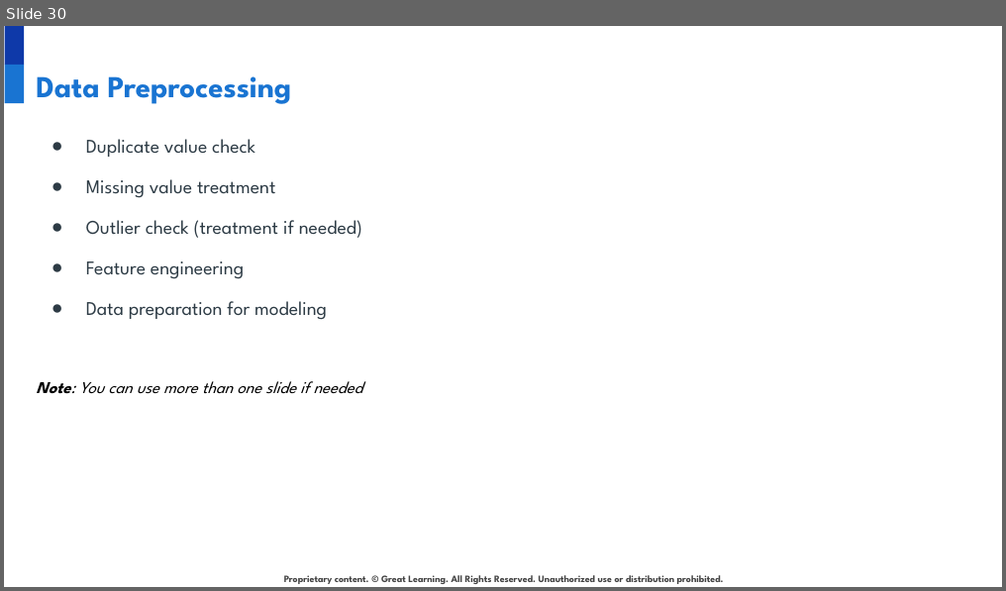
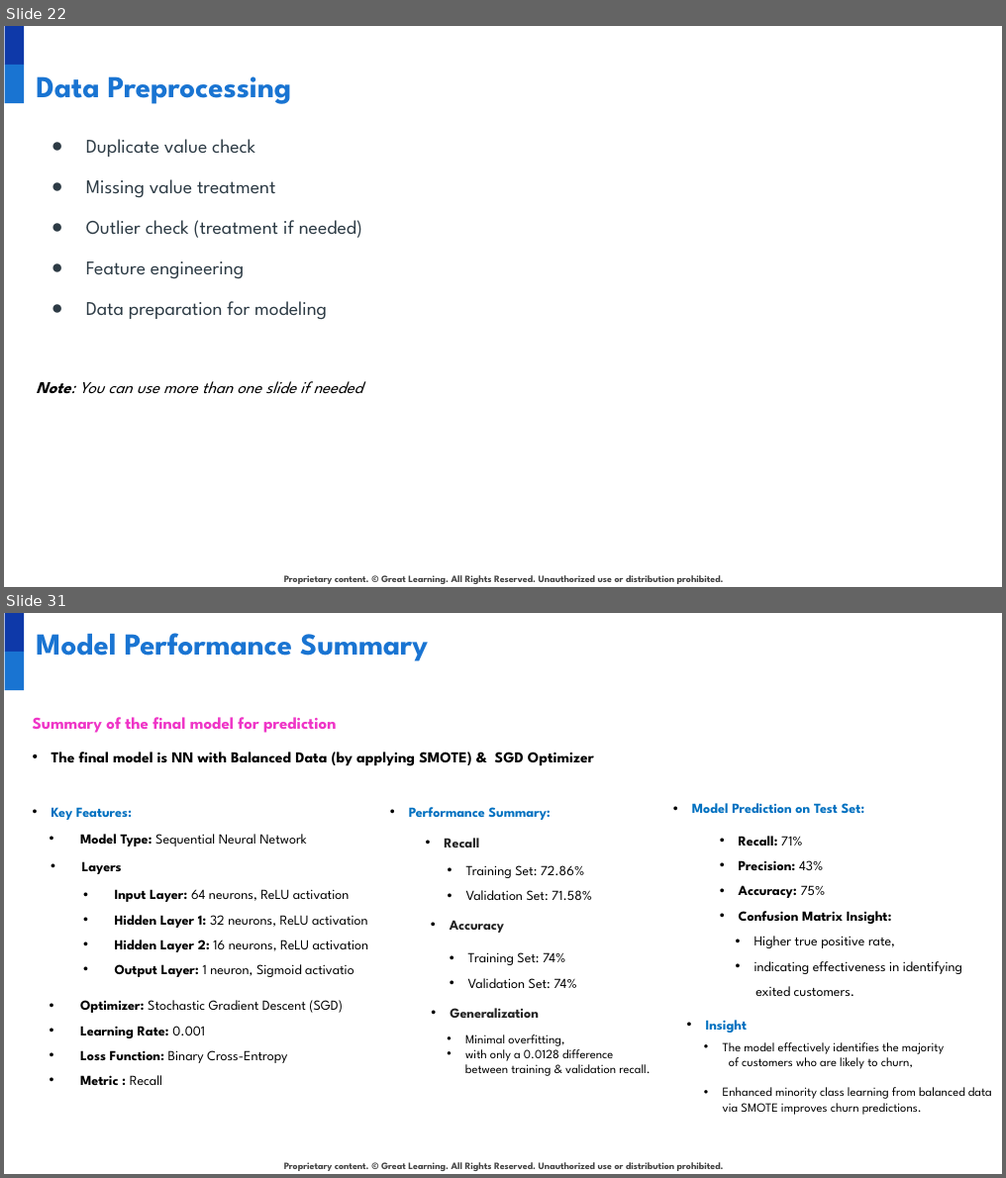
Before and after one commit to developer20sujeet/Python_For_AIML_DataScience, a slide deck: GreatLearningProject/NLP/1.Bank Churn Prediction/INN_Project_PresentationTemplate.pptx. Shown one above the other, each under a label of ours: slide 30 before the commit, slides 22 and 31 after it; the slides between them are not shown. The pictures are 1006x591 and 1006x1178 pixels, drawn with LibreOffice and Linux fonts; fonts in the diff are those of the drawing; background and template pictures are left out. Boxes give left, top, right and bottom in pixels: in the first picture for what was removed or moved away, otherwise in the second. Text is boxed around its words. In the diff, an @@ line names an element or a change of style, - is before the commit and + after.

```diff
--- a/GreatLearningProject/NLP/1.Bank Churn Prediction/INN_Project_PresentationTemplate.pptx
+++ b/GreatLearningProject/NLP/1.Bank Churn Prediction/INN_Project_PresentationTemplate.pptx
@@ slide 31 added at bbox=[4, 613, 1002, 1174], background #FFFFFF; not listed: 3 template elements that a slide beside it also shows @@
@@ title added at bbox=[36, 633, 428, 662], 22 pt, text #1974D2, bold @@
+Model Performance Summary
@@ text added at bbox=[33, 717, 336, 733], 12 pt, text #EF35C7, bold @@
+Summary of the final model for prediction
@@ text added at bbox=[52, 752, 594, 766], 11 pt, text #000000, bold @@
+• The final model is NN with Balanced Data (by applying SMOTE) & SGD Optimizer
@@ text added at bbox=[52, 807, 132, 820], 10 pt, text #0070C0, bold @@
+• Key Features:
@@ text added at bbox=[409, 807, 549, 820], 10 pt, text #0070C0, bold @@
+• Performance Summary:
@@ text added at bbox=[692, 803, 865, 813], 10 pt, text #0070C0, bold @@
+• Model Prediction on Test Set:
@@ text added at bbox=[80, 834, 306, 847], 10 pt, text #000000 @@
+• Model Type: Sequential Neural Network
@@ text added at bbox=[444, 838, 479, 848], 10 pt, text #222222, bold @@
+• Recall
@@ text added at bbox=[739, 836, 892, 924], 10 pt, text #000000, bold @@
+• Recall: 71%
+• Precision: 43%
+• Accuracy: 75%
+• Confusion Matrix Insight:
@@ text added at bbox=[82, 861, 122, 874], 10 pt, text #000000, bold @@
+• Layers
@@ text added at bbox=[466, 865, 592, 900], 10 pt, text #000000 @@
+• Training Set: 72.86%
+• Validation Set: 71.58%
@@ text added at bbox=[115, 889, 369, 977], 10 pt, text #000000 @@
+• Input Layer: 64 neurons, ReLU activation
+• Hidden Layer 1: 32 neurons, ReLU activation
+• Hidden Layer 2: 16 neurons, ReLU activation
+• Output Layer: 1 neuron, Sigmoid activatio
@@ text added at bbox=[450, 920, 504, 933], 10 pt, text #222222, bold @@
+• Accuracy
@@ text added at bbox=[754, 936, 962, 996], 10 pt, text #000000 @@
+  • Higher true positive rate,
+  • indicating effectiveness in identifying
+  exited customers.
@@ text added at bbox=[468, 953, 576, 988], 10 pt, text #000000 @@
+• Training Set: 74%
+• Validation Set: 74%
@@ text added at bbox=[80, 1000, 343, 1085], 10 pt, text #000000 @@
+• Optimizer: Stochastic Gradient Descent (SGD)
+• Learning Rate: 0.001
+• Loss Function: Binary Cross-Entropy
+• Metric : Recall
@@ text added at bbox=[450, 1008, 539, 1018], 10 pt, text #222222, bold @@
+• Generalization
@@ text added at bbox=[706, 1020, 747, 1033], 10 pt, text #0070C0, bold @@
+• Insight
@@ text added at bbox=[465, 1035, 649, 1076], 9 pt, text #000000 @@
+• Minimal overfitting,
+• with only a 0.0128 difference
+  between training & validation recall.
@@ text added at bbox=[723, 1043, 992, 1115], 9 pt, text #000000 @@
+• The model effectively identifies the majority
+of customers who are likely to churn,
+• Enhanced minority class learning from balanced data via SMOTE improves churn predictions.
@@ what was slide 30 is now slide 22 @@
```
Also in this commit, not shown: 4 slides changed, 7 other slides added, 7 slides removed, 2 other files.
